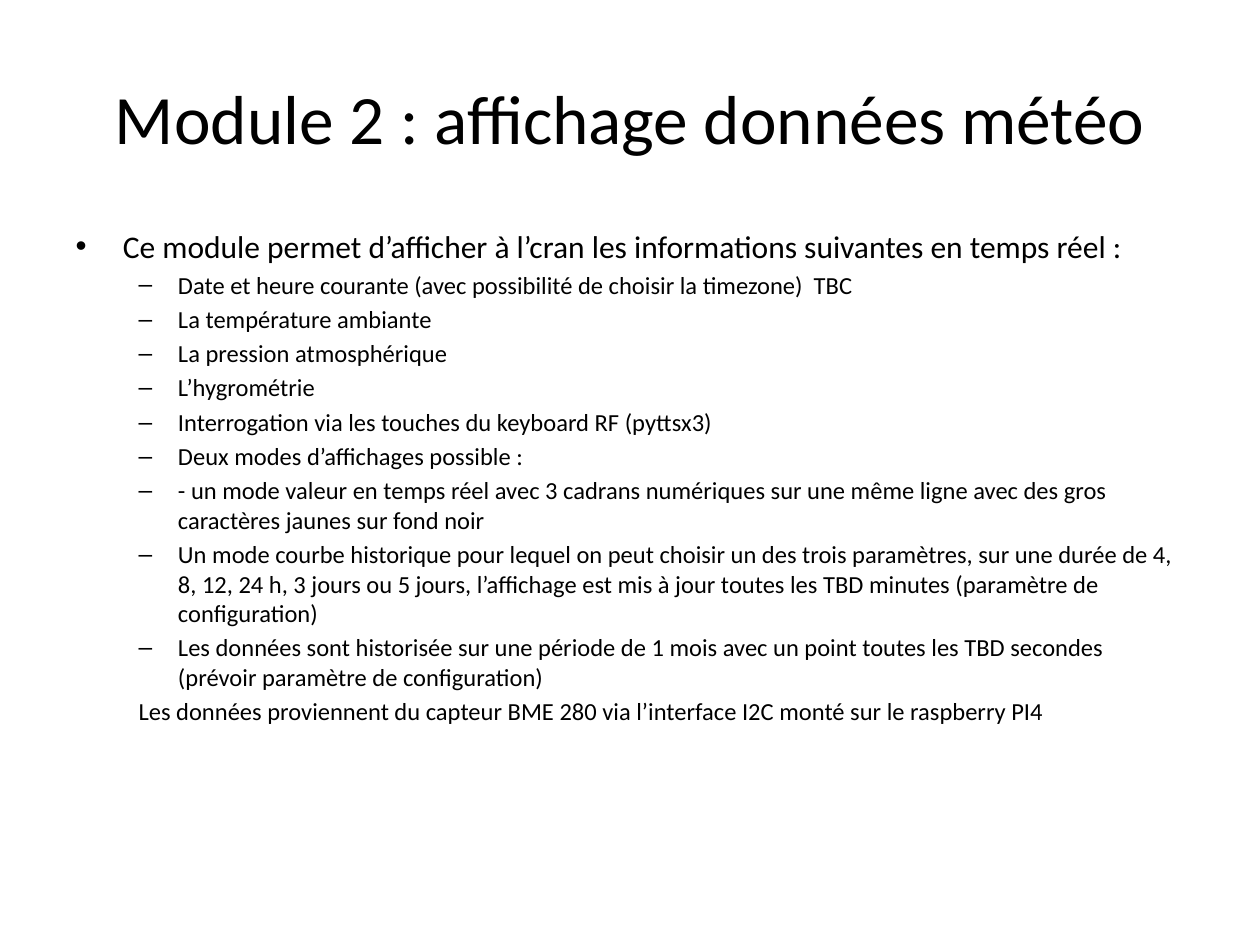
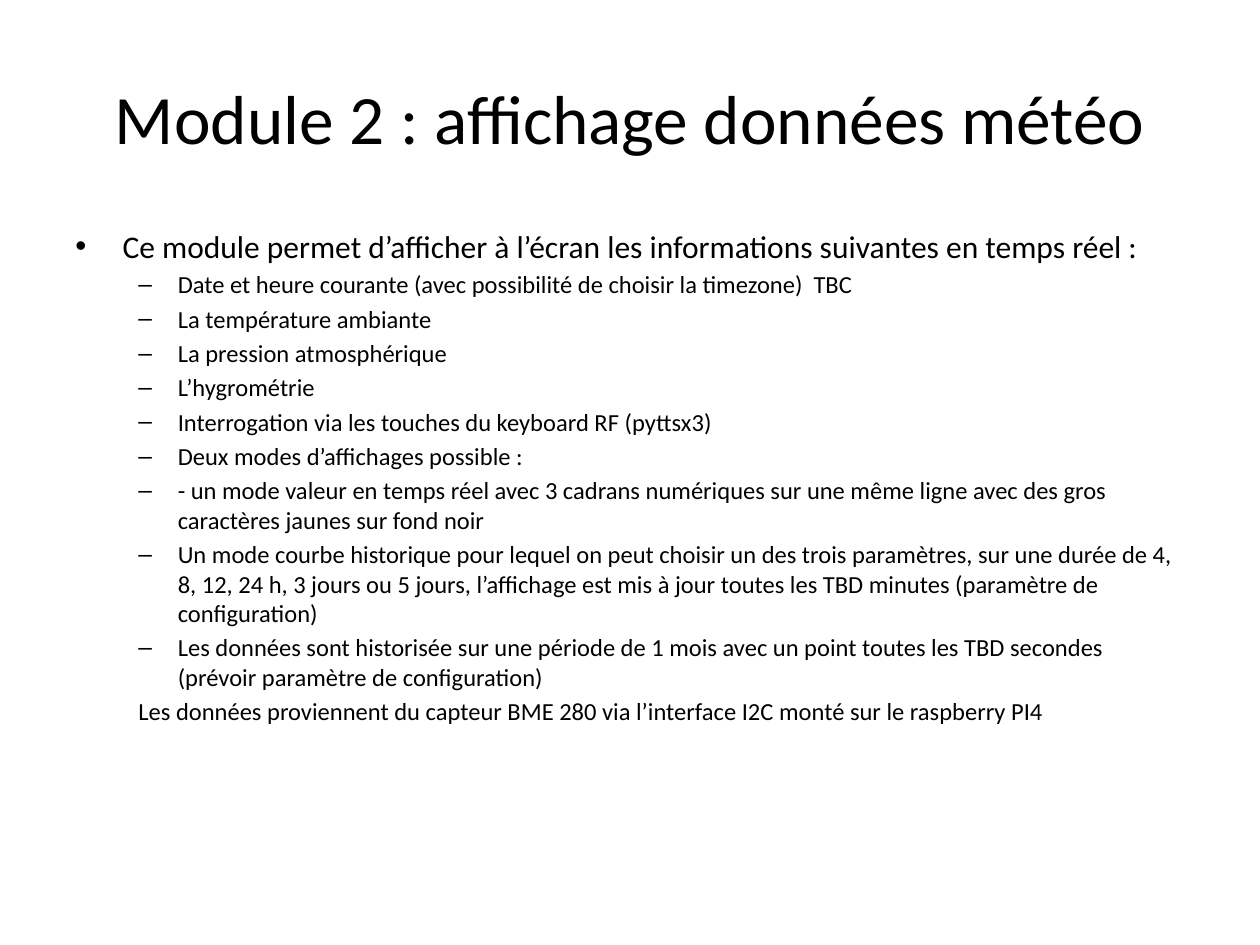
Before and after one commit to ADX-S17/BlindSailor, a slide deck: slide 9 of BlindSailor_Specification.pptx (slide 8 before the commit). Drawn at 1260x945 pixels with LibreOffice and Linux fonts; fonts in the diff are those of the drawing. Boxes give left, top, right and bottom in pixels: in the first picture for what was removed or moved away, otherwise in the second. Text is boxed around its words. In the diff, an @@ line names an element or a change of style, - is before the commit and + after.

Commit message:
Mise à jour du powerpoint de présentation

```diff
--- a/BlindSailor_Specification.pptx
+++ b/BlindSailor_Specification.pptx
@@ text at (x1=123, y1=236, x2=1121, y2=263): text changed @@
-• Ce module permet d’afficher à l’cran les informations suivantes en temps réel :
+• Ce module permet d’afficher à l’écran les informations suivantes en temps réel :
@@ text at (x1=138, y1=275, x2=1172, y2=724): list level 2 to 1 in "Les données proviennent du capteur ..." @@
```
Also in this commit, not shown: 14 other slides changed, 1 slide added.
